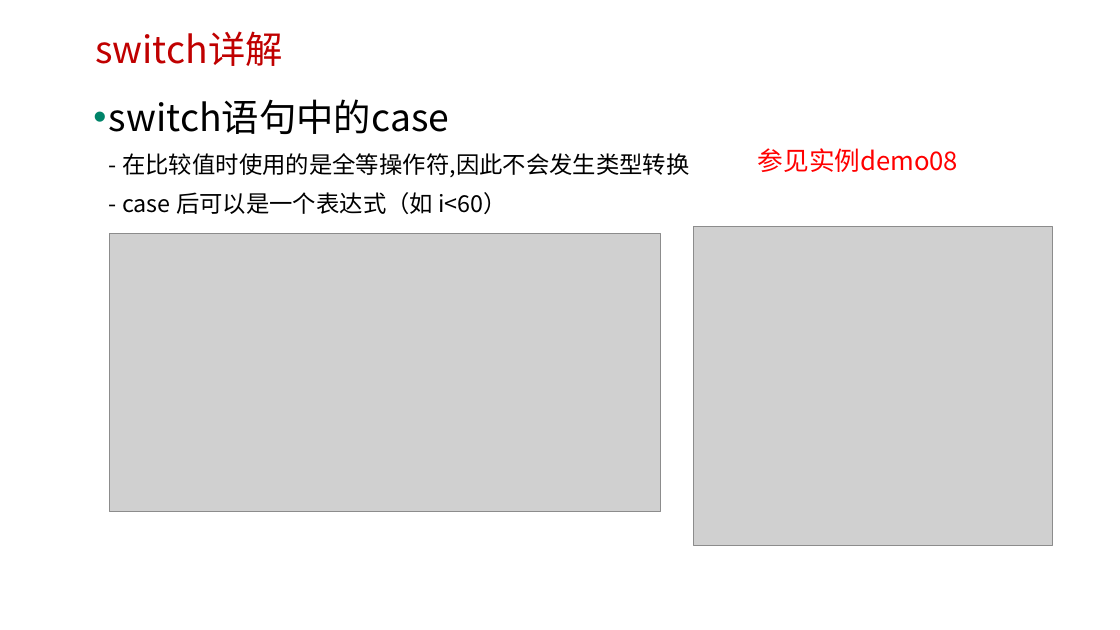
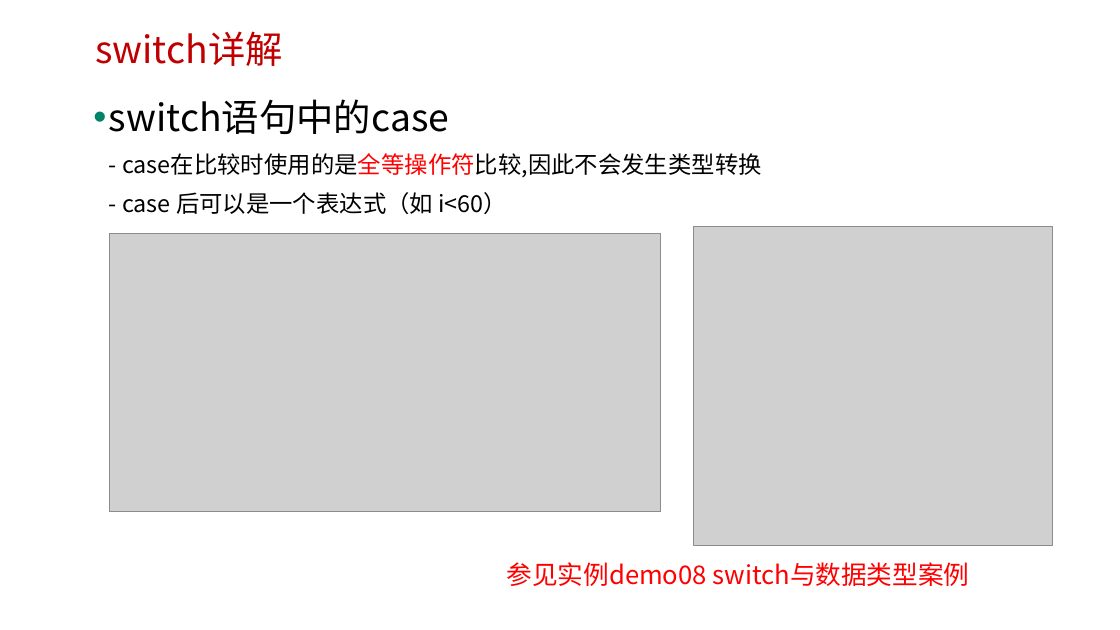
Before and after one commit to edu2act/course-javascript-advanced, a slide deck: slide 12 of 课程PPT/03.JavaScript语法、表达式及语句、运算符.pptx. Drawn at 1120x630 pixels with LibreOffice and Linux fonts; fonts in the diff are those of the drawing; grey boxes stand for pictures; background and template pictures are left out. Boxes give left, top, right and bottom in pixels: in the first picture for what was removed or moved away, otherwise in the second. Text is boxed around its words. In the diff, an @@ line names an element or a change of style, - is before the commit and + after.

```diff
--- a/课程PPT/03.JavaScript语法、表达式及语句、运算符.pptx
+++ b/课程PPT/03.JavaScript语法、表达式及语句、运算符.pptx
@@ text at <box>109,99,762,214</box>: text changed @@
-• switch语句中的case
-  - 在比较值时使用的是全等操作符,因此不会发生类型转换
-  - case 后可以是一个表达式（如 i<60）
+• switch语句中的case
+  - case在比较时使用的是全等操作符比较,因此不会发生类型转换
+  - case 后可以是一个表达式（如 i<60）
@@ text at <box>507,562,970,586</box>: text changed @@
-参见实例demo08
+参见实例demo08 switch与数据类型案例
```
Also in this commit, not shown: 10 other slides changed, 13 other files.
